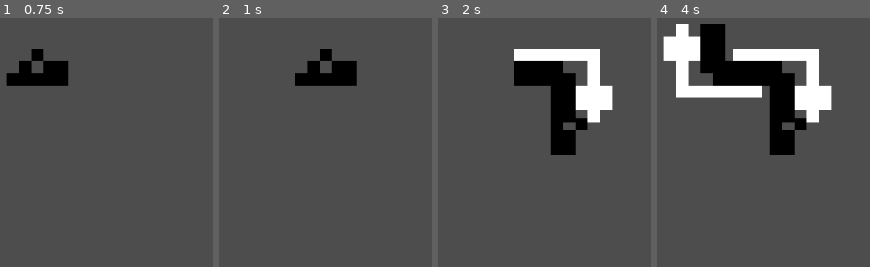
Above: before the commit, frames 1-4 (left to right).
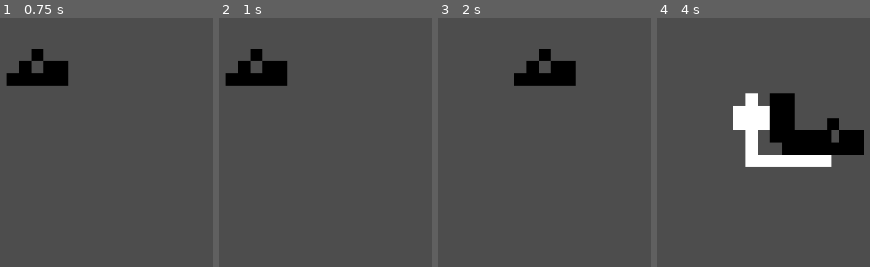
Above: after the commit, the same moments.

Repository: Vexcenot/SnakeRemastered
Game: Godot game, scene res://scenes scripts/main.tscn
Two runs of this game, one before a commit and one after it. Both use one fixed random seed, a clock stepped at 60 frames per second and the inputs below.
Inputs:
- Up to frame 1 (0.75 s): tap Enter at 0.5 s; hold Right (ui_right) from 0.53 s (still down); hold Space (action) from 0.53 s (still down)
- Up to frame 2 (1 s): keep holding Right (ui_right); keep holding Space (action)
- Up to frame 3 (2 s): release Right (ui_right) at 1.28 s; release Space (action) at 1.28 s; hold Down (ui_down) from 1.28 s (still down); tap Shift (action2) at 1.35 s
- Up to frame 4 (4 s): release Down (ui_down) at 2.03 s; hold Right (ui_right) 2.03-2.78 s; hold Alt (action3) 2.03-2.78 s; tap Space (action) at 2.75, 2.85 s; hold Up (ui_up) 2.78-3.53 s; tap Enter at 3.5 s; hold Left (ui_left) from 3.53 s (still down); hold Shift (action2) from 3.53 s (still down)

Frame 1 is identical in both runs. In frame 2, 5.3% of the frame differs, in the area x 2-65%, y 12-28%; in frame 3, 8.8%; in frame 4, 24%, in the area x 2-98%, y 2-60%.

Commit message:
fixed not being able to use vert move on start

Diff:
--- a/scenes scripts/global.gd
+++ b/scenes scripts/global.gd
@@ -1,6 +1,6 @@
 extends Node
 var finalTime : float = 1
-var time : float = 0
+var time : float = finalTime
 var currentDirection : String = "where the player is currently facing"
 var reversing = false
 signal tick
--- a/scenes scripts/player.gd
+++ b/scenes scripts/player.gd
@@ -2,6 +2,7 @@
 
 
 enum {stop, up, down, left, right}
+enum {limitHor, limitVer ,limitUp, limitDown, limitLeft, limitRight}
 var direction : int = stop
 var tail = preload("res://scenes scripts/tail.tscn")
 
@@ -9,7 +10,7 @@
 var time : float = 0
 var moveDistance : int = 100
 var eat : int = 0
-var limitHor : bool = false
+var limitDir : int = limitLeft
 
 var positionHistory : Array = []
 var moveOrders : Array = []
@@ -114,19 +115,19 @@
 						up:
 							$headSprite.rotation = deg_to_rad(-90)
 							$headSprite.flip_h = false
-							limitHor = false
+							limitDir = limitVer
 						down:
 							$headSprite.rotation = deg_to_rad(90)
 							$headSprite.flip_h = false
-							limitHor = false
+							limitDir = limitVer
 						left:
 							$headSprite.rotation = deg_to_rad(0)
 							$headSprite.flip_h = true
-							limitHor = true
+							limitDir = limitHor
 						right:
 							$headSprite.rotation = deg_to_rad(0)
 							$headSprite.flip_h = false
-							limitHor = true
+							limitDir = limitHor
 
 					#this one is for tail segment
 					direction = directionHistory.pop_back()
@@ -142,7 +143,17 @@
 		if moveOrders.size() > 0:
 			var storedMove = moveOrders.pop_front()
 			#skips move if same or in opposite direction
-			if direction == storedMove or storedMove == up and limitHor == false or storedMove == down and limitHor == false or storedMove == left and limitHor == true or storedMove == right and limitHor == true:
+			if (
+				direction == storedMove or
+				storedMove == up and limitDir == limitVer or
+				storedMove == up and limitDir == limitUp or
+				storedMove == down and limitDir == limitVer or
+				storedMove == down and limitDir == limitDown or
+				storedMove == left and limitDir == limitHor or
+				storedMove == left and limitDir == limitLeft or
+				storedMove == right and limitDir == limitHor or
+				storedMove == right and limitDir == limitRight
+				):
 				pass
 			else:
 				direction = storedMove
@@ -153,22 +164,22 @@
 				position.y -= moveDistance
 				$headSprite.rotation = deg_to_rad(-90)
 				$headSprite.flip_h = false
-				limitHor = false
+				limitDir = limitVer
 			down:
 				position.y += moveDistance
 				$headSprite.rotation = deg_to_rad(90)
 				$headSprite.flip_h = false
-				limitHor = false
+				limitDir = limitVer
 			left:
 				position.x -= moveDistance
 				$headSprite.rotation = deg_to_rad(0)
 				$headSprite.flip_h = true
-				limitHor = true
+				limitDir = limitHor
 			right:
 				position.x += moveDistance
 				$headSprite.rotation = deg_to_rad(0)
 				$headSprite.flip_h = false
-				limitHor = true
+				limitDir = limitHor
 
 		# saves position to arrays after move
 		if direction != stop:
